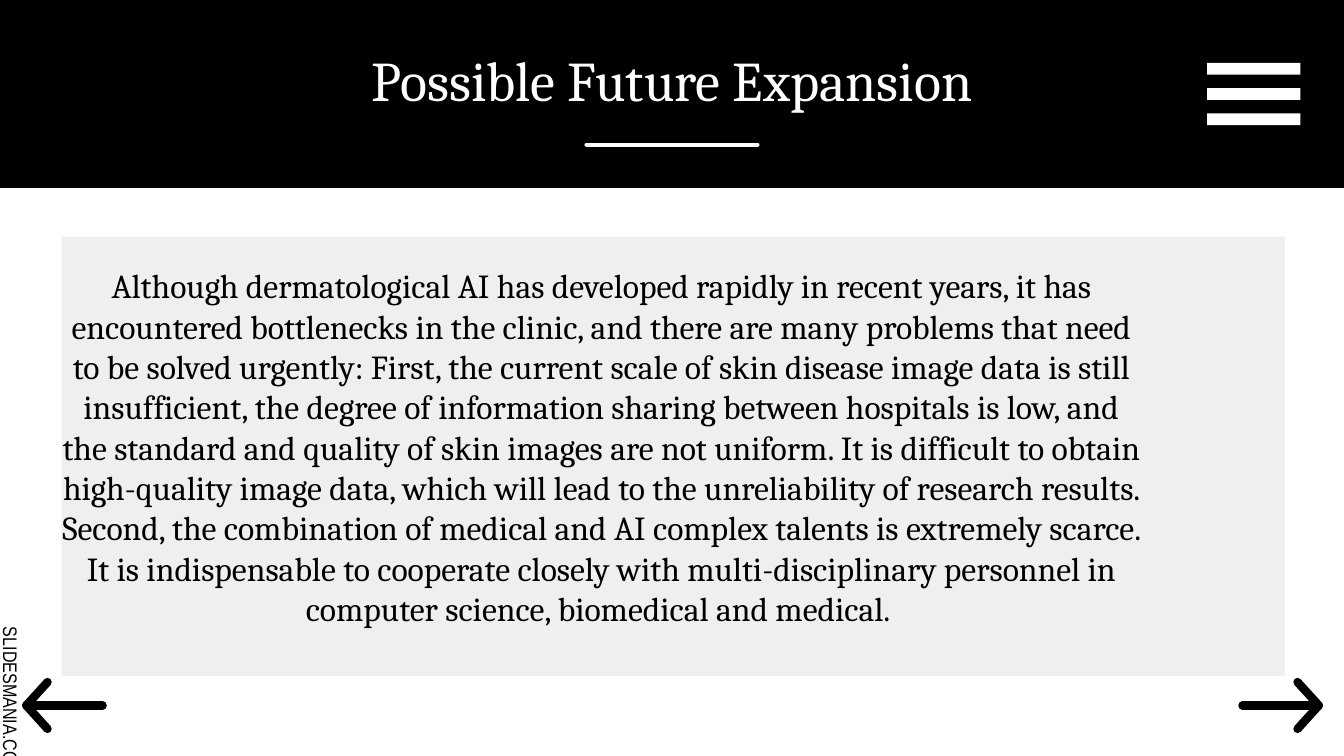
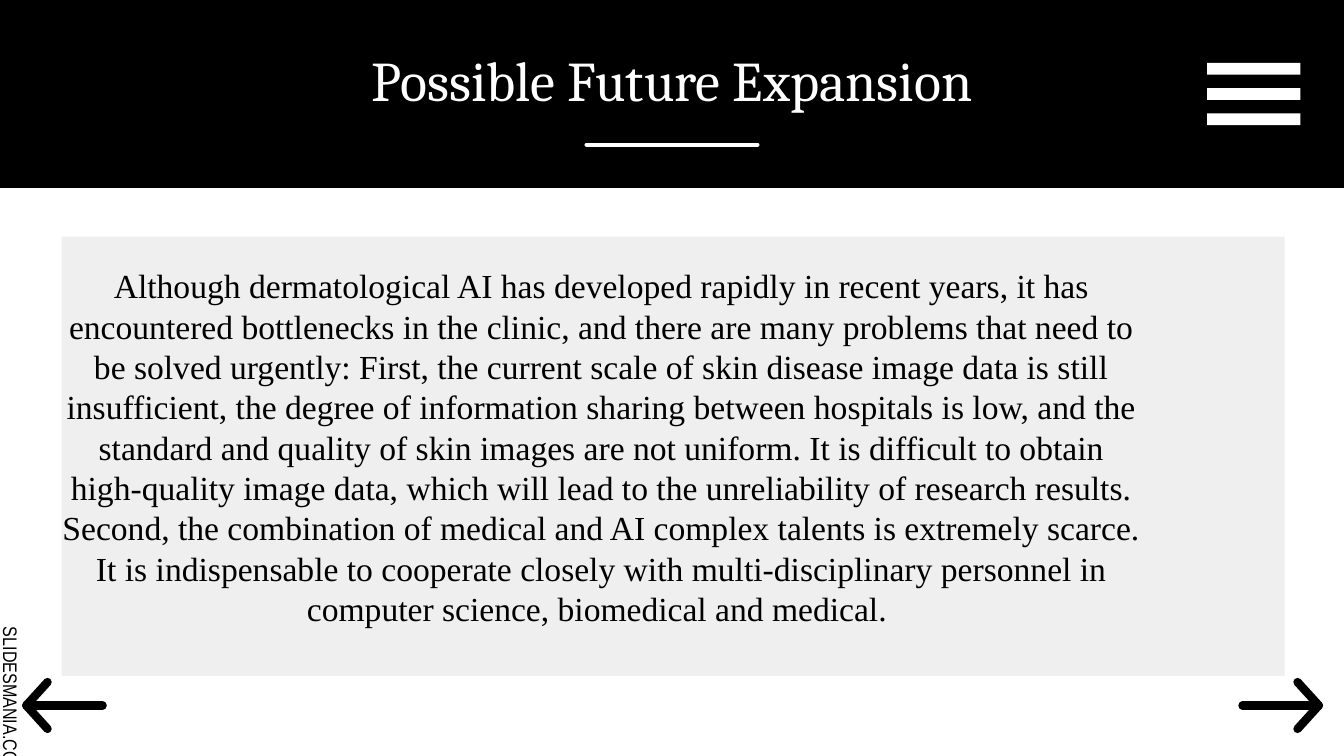
Before and after one commit to rushabh1605/Skin-Disease-Detection-Team-Technophile, a slide deck: slide 8 of Technophiles.pptx. Drawn at 1344x756 pixels with LibreOffice and Linux fonts; fonts in the diff are those of the drawing. Boxes give left, top, right and bottom in pixels: in the first picture for what was removed or moved away, otherwise in the second. Text is boxed around its words. In the diff, an @@ line names an element or a change of style, - is before the commit and + after.

```diff
--- a/Technophiles.pptx
+++ b/Technophiles.pptx
@@ title "Although dermatological AI has developed ..." at [62,274,1139,628]: font Cambria to Times New Roman @@
```
Also in this commit, not shown: 5 other slides changed.
